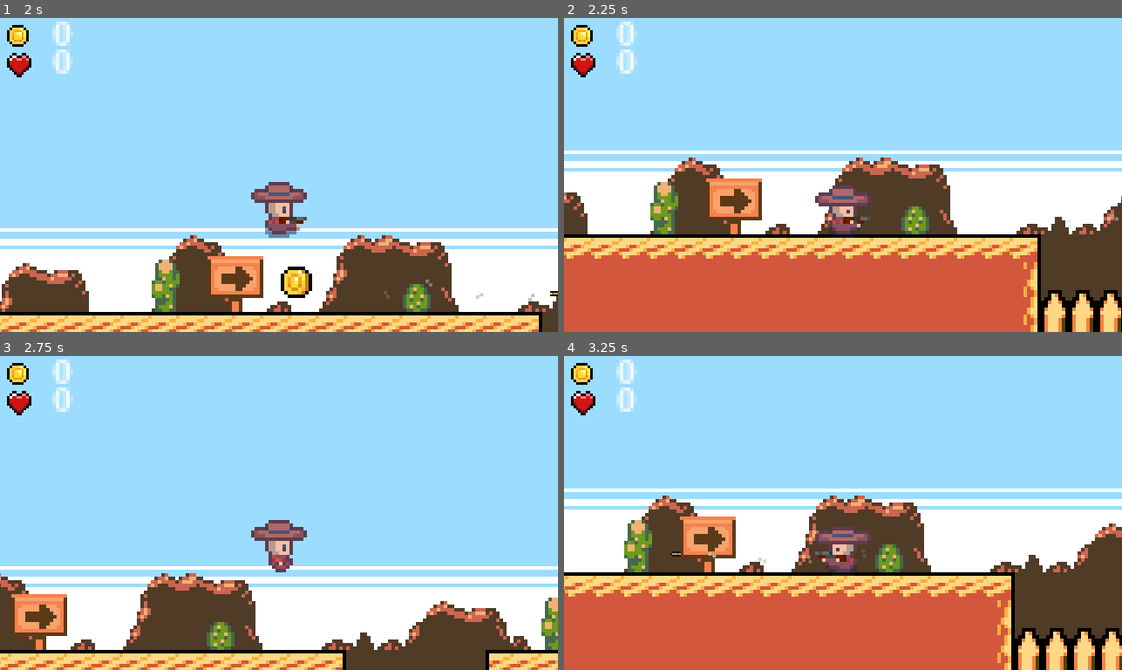
Above: before the commit, frames 1-4 (two rows, left to right).
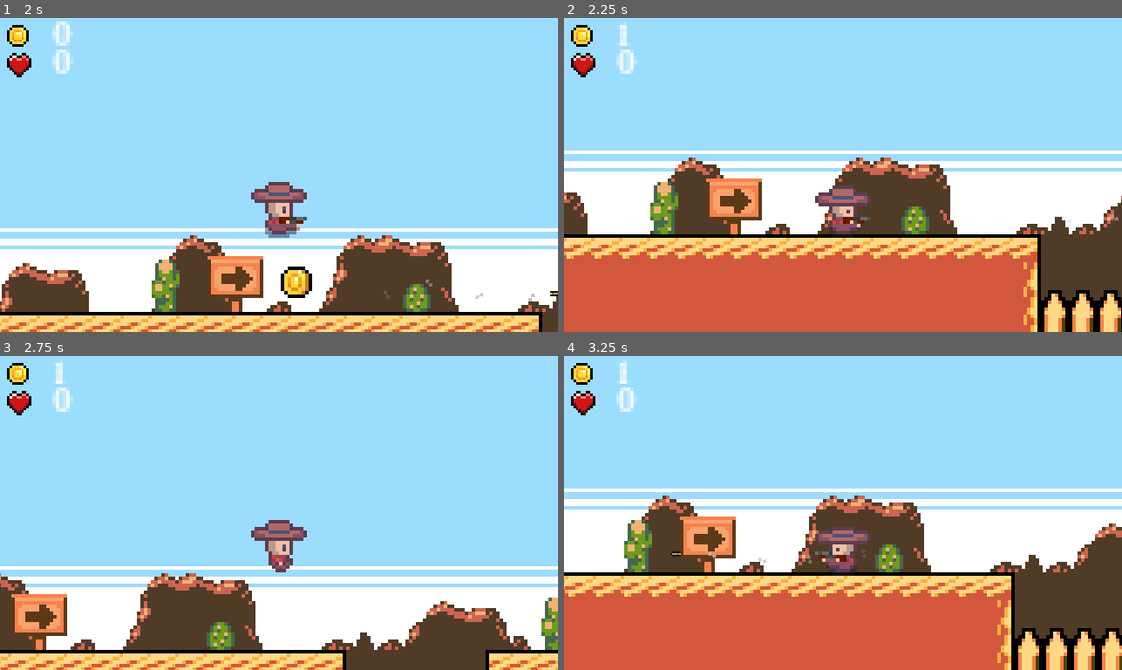
Above: after the commit, the same moments.

Repository: iltusing/hoohacks26
Game: Godot game, scene res://scenes/title.tscn
Same seed, same stepped clock (60 frames per second), same inputs: the game is played once before the commit and once after it. Sound files missing from this copy of the repository are replaced by a short silence.
Inputs:
- Up to frame 1 (2 s): click "PLAY" at 0.5 s; hold D (move_right) from 1.28 s (still down); tap Space (shoot) at 1.35 s; tap W (jump) at 1.52 s
- Up to frame 2 (2.25 s): keep holding D (move_right); tap Space (shoot) at 2.1 s
- Up to frame 3 (2.75 s): keep holding D (move_right); tap W (jump) at 2.27 s
- Up to frame 4 (3.25 s): release D (move_right) at 2.78 s; hold A (move_left) from 2.78 s (still down); tap Space (shoot) at 2.85 s

Frame 1 is identical in both runs. In frame 2, 0.2% of the frame differs, in the area x 9-14%, y 1-9%; in frame 3, 0.2%; in frame 4, 0.2%.

Commit message:
Update coin.gd

Diff:
--- a/wild-west-game/scripts/coin.gd
+++ b/wild-west-game/scripts/coin.gd
@@ -17,7 +17,7 @@
 
 		animated_sprite_2d.hide()
 		collision_shape_2d.set_deferred("disabled", true)
-
+		%COINS.text = str(int(%COINS.text) + 1)
 		pickup_sound.play()
 		await pickup_sound.finished
 		queue_free()
